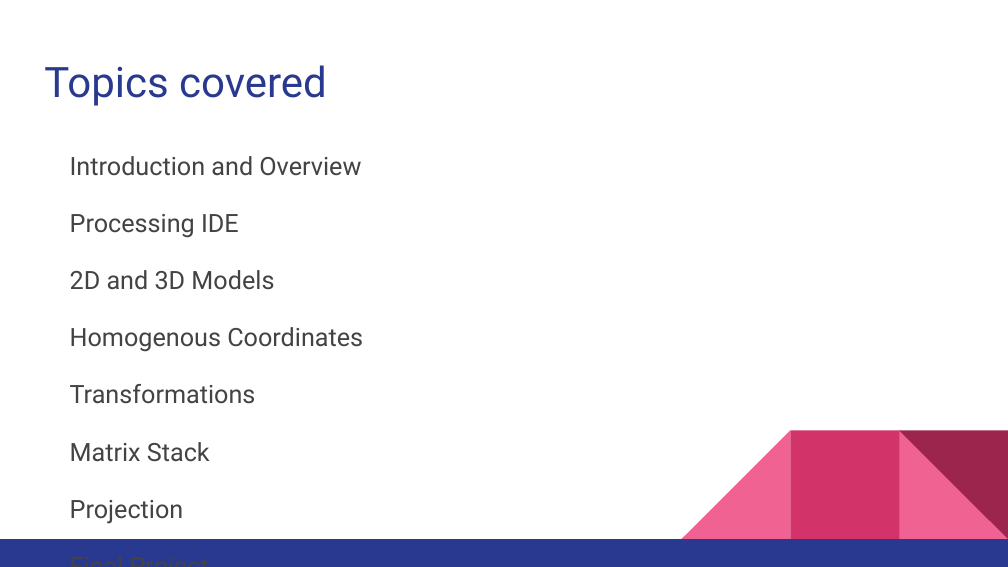
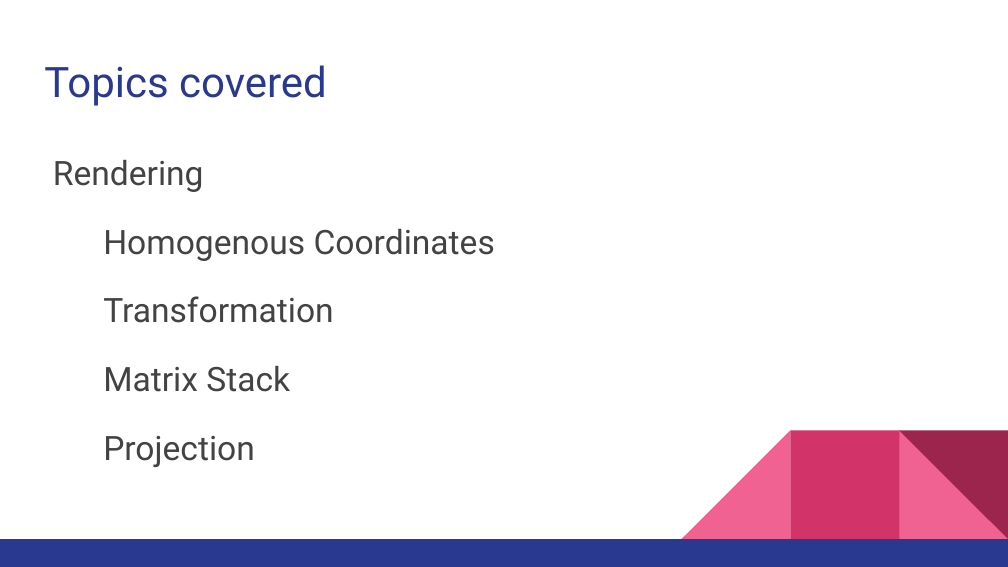
Before and after one commit to CodeChix-OpenSource/CodeChix-Technical-Curriculums, a slide deck: slide 3 of VMware-CodeHouse/PixieGo/Slides/Instructor_Curriculum.pptx (slide 2 before the commit). Drawn at 1008x567 pixels with LibreOffice and Linux fonts; fonts in the diff are those of the drawing. Boxes give left, top, right and bottom in pixels: in the first picture for what was removed or moved away, otherwise in the second. Text is boxed around its words. In the diff, an @@ line names an element or a change of style, - is before the commit and + after.

```diff
--- a/VMware-CodeHouse/PixieGo/Slides/Instructor_Curriculum.pptx
+++ b/VMware-CodeHouse/PixieGo/Slides/Instructor_Curriculum.pptx
@@ text at bbox=[53, 160, 495, 467]: paragraph removed @@
-Final Project
@@ text at bbox=[53, 160, 204, 192]: text changed; size 18 to 24 pt @@
-Introduction and Overview
-Processing IDE
-2D and 3D Models
+Rendering
@@ text at bbox=[103, 229, 495, 467]: size 18 to 24 pt in "Homogenous Coordinates", "Matrix Stack", "Projection"; list level 1 to 2 in "Homogenous Coordinates"; list level 1 to 2 in "Matrix Stack"; list level 1 to 2 in "Projection" @@
@@ text at bbox=[103, 296, 333, 323]: text changed; size 18 to 24 pt @@
-Transformations
+  Transformation
```
Also in this commit, not shown: 26 other slides changed, 13 slides added, 10 slides removed, 18 other files.
